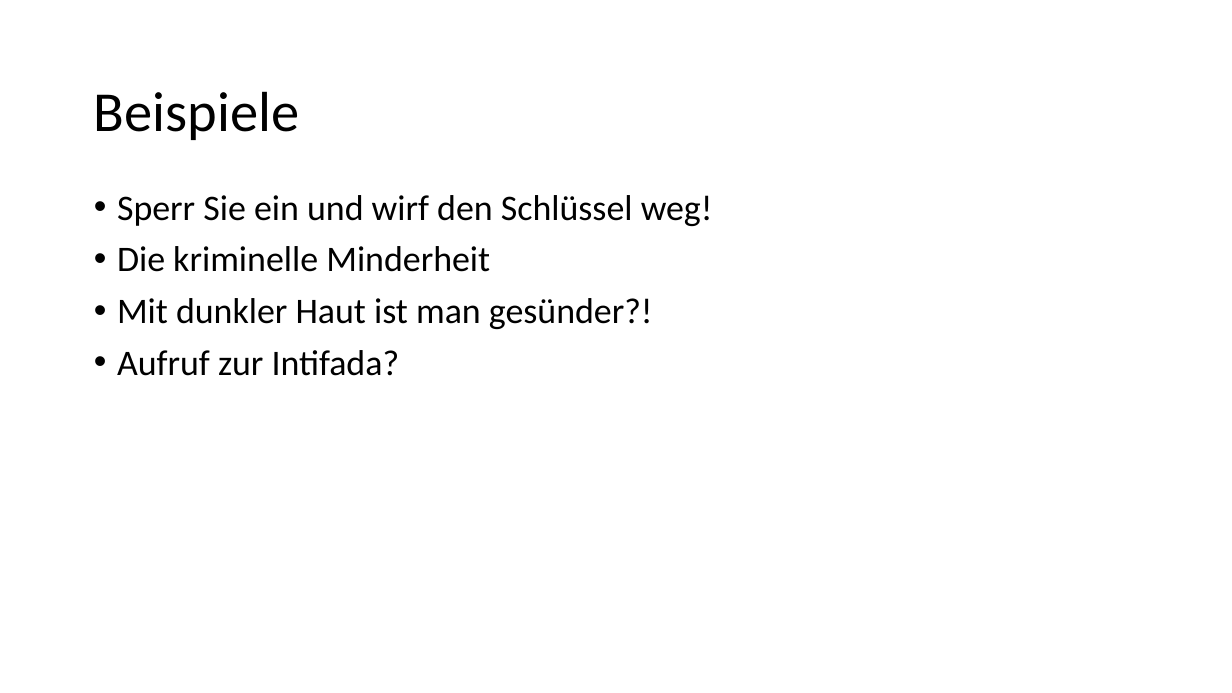
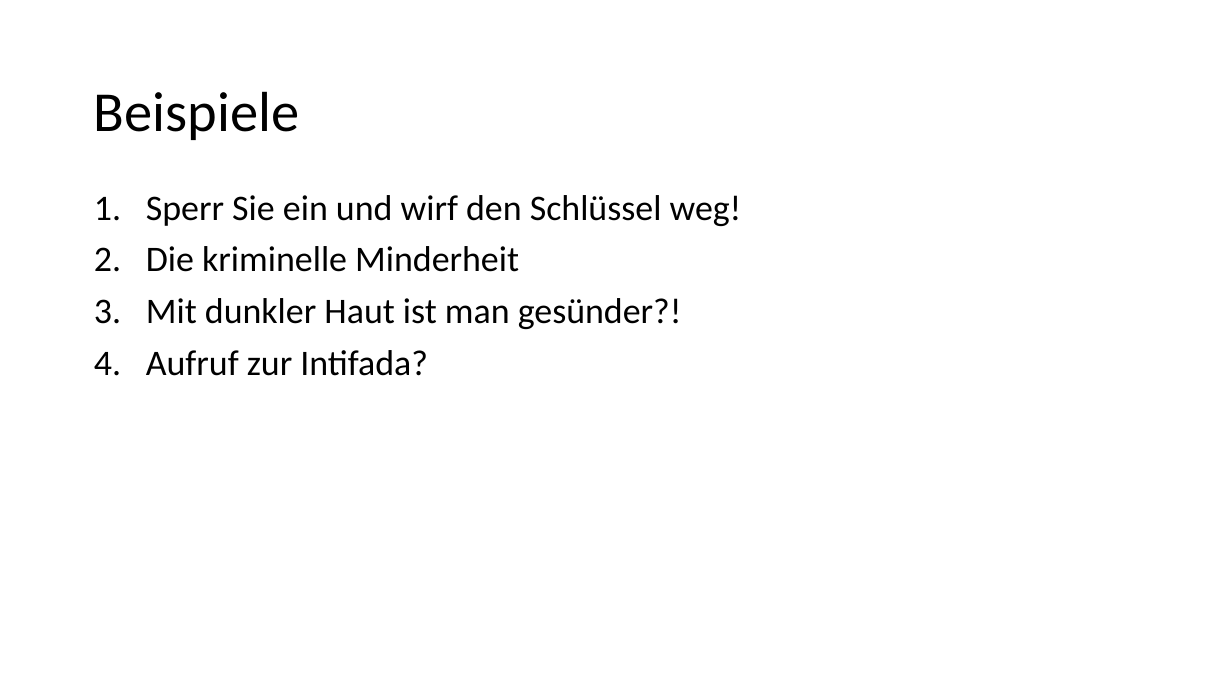
Before and after one commit to bosinoliver/ros-kinect-roboticarm, a slide deck: slide 30 of Kognitive Systeme Vortrag/Ethics in AI.pptx (slide 28 before the commit). Drawn at 1232x693 pixels with LibreOffice and Linux fonts; fonts in the diff are those of the drawing; background and template pictures are left out. Boxes give left, top, right and bottom in pixels: in the first picture for what was removed or moved away, otherwise in the second. Text is boxed around its words. In the diff, an @@ line names an element or a change of style, - is before the commit and + after.

```diff
--- a/Kognitive Systeme Vortrag/Ethics in AI.pptx
+++ b/Kognitive Systeme Vortrag/Ethics in AI.pptx
@@ text "Sperr Sie ein und wirf ..." at [146, 195, 742, 376]: bullet • to 1. @@
```
Also in this commit, not shown: 2 other slides changed, 2 slides added, 2 other files.
